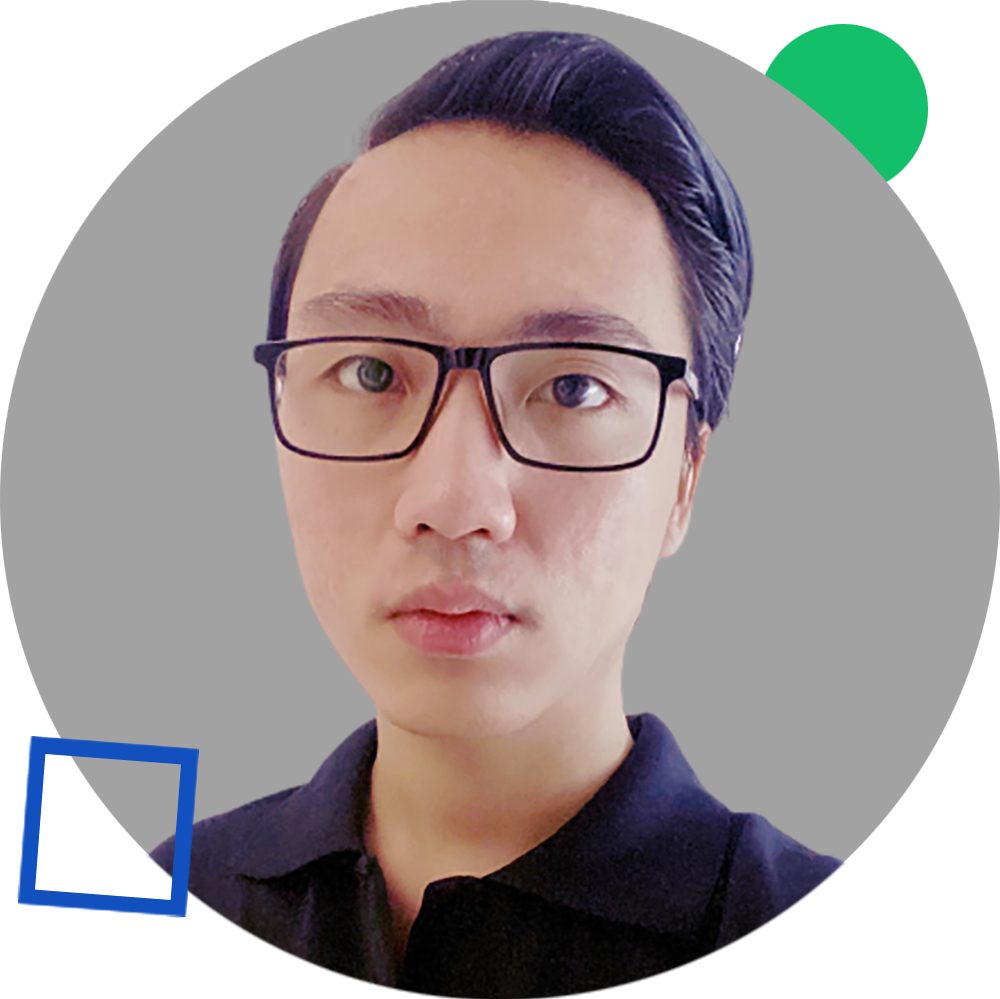
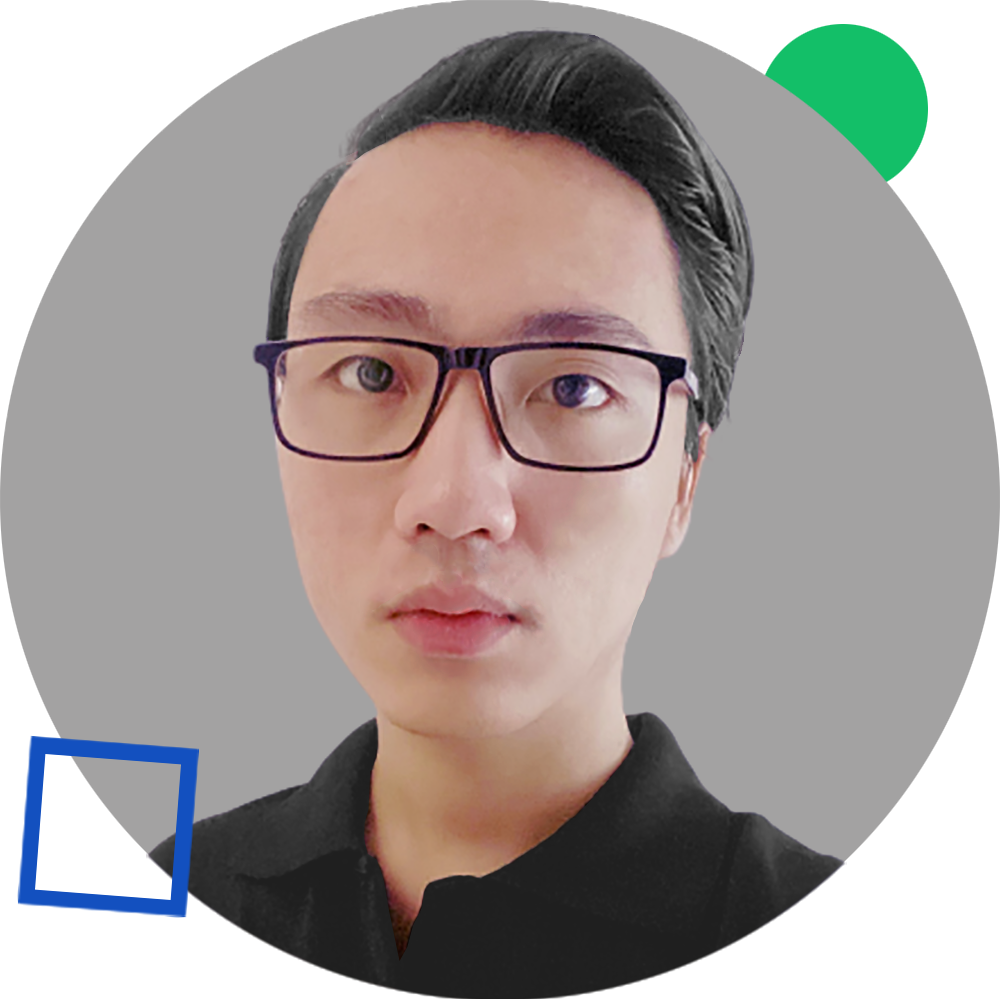
The second (1000, 999) image is a revision of the first. Changes to its layers:
removed layer "Brightness/Contrast 1" over [146, 27, 847, 999]
added layer "Exposure 1" above "Layer 4" over [146, 711, 847, 999]
added layer "Layer 4" above "Layer 1" over [146, 27, 847, 999]
